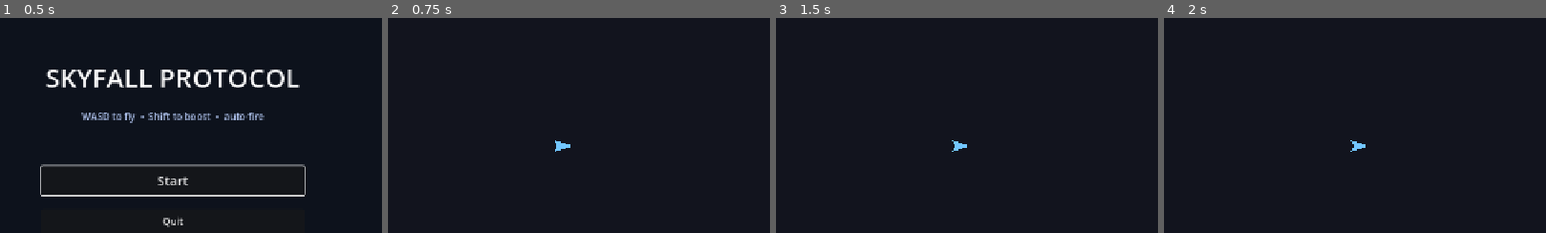
Above: before the commit, frames 1-4 (left to right).
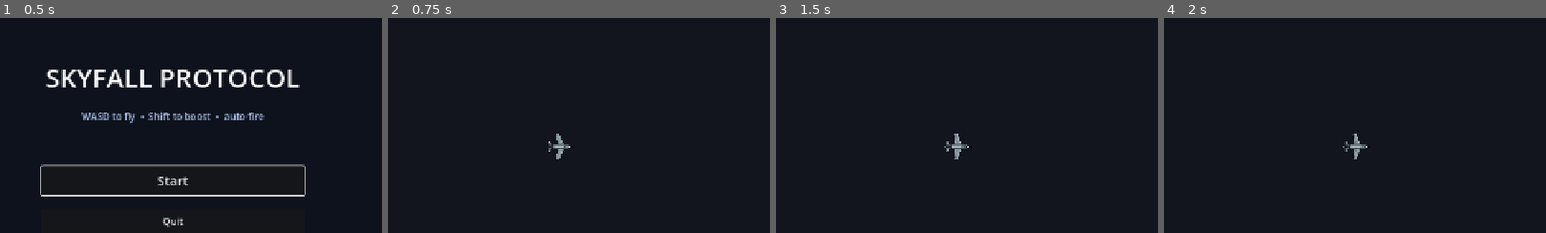
Above: after the commit, the same moments.

Repository: Elgert/Skyfall-Protocol
Game: Godot game, scene res://scenes/ui/main_menu.tscn
The game is run twice, just before and just after one commit, with the same random seed, the same clock (stepped at 60 frames per second) and the same inputs.
Inputs:
- Up to frame 1 (0.5 s): no input
- Up to frame 2 (0.75 s): click "Start" at 0.5 s
- Up to frame 3 (1.5 s): tap Enter at 1.25 s; hold D (move_right) from 1.28 s (still down); tap Shift (boost) at 1.35 s
- Up to frame 4 (2 s): keep holding D (move_right)
The pictures show only the part of the screen within x 27-77%, y 20-70%; the shares and areas given below are measured in that part.

Frame 1 is identical in both runs. In frame 2, 0.3% of the frame differs, in the area x 42-49%, y 53-66%; in frame 3, 0.3%, in the area x 44-52%, y 53-66%; in frame 4, 0.3%.

Commit message:
Add player texture and update player scene
- Added player texture image (player.png) and its import settings.
- Updated player scene to include the new texture as a Sprite2D node.
- Modified weapon firing logic to ensure bullets are fired in the direction of the plane's forward vector.

Diff:
--- a/scenes/player/player.tscn
+++ b/scenes/player/player.tscn
@@ -6,6 +6,7 @@
 [ext_resource type="Script" path="res://scripts/weapons/weapon.gd" id="4_weapon"]
 [ext_resource type="Resource" path="res://resources/weapons/machine_gun.tres" id="5_mgun"]
 [ext_resource type="Script" path="res://scripts/components/camera_shake.gd" id="6_shake"]
+[ext_resource type="Texture2D" path="res://art/player/player.png" id="7_plane"]
 
 [sub_resource type="CircleShape2D" id="CircleShape2D_body"]
 radius = 12.0
@@ -18,9 +19,9 @@
 collision_mask = 0
 script = ExtResource("1_player")
 
-[node name="Visual" type="Polygon2D" parent="."]
-color = Color(0.45, 0.78, 1, 1)
-polygon = PackedVector2Array(18, 0, -12, -10, -7, 0, -12, 10)
+[node name="Visual" type="Sprite2D" parent="."]
+rotation = 1.5707963
+texture = ExtResource("7_plane")
 
 [node name="CollisionShape2D" type="CollisionShape2D" parent="."]
 shape = SubResource("CircleShape2D_body")
--- a/scripts/weapons/weapon.gd
+++ b/scripts/weapons/weapon.gd
@@ -31,12 +31,13 @@
 
 
 func _fire(stats: PlayerStats) -> void:
-	# Need a target to fire. (Could fire forward instead — design call: auto-aim only.)
+	# Gate: only fire when a visible enemy exists. Direction: plane's forward,
+	# not the target's position — bullets shoot out the nose, even while
+	# the plane is mid-rotation toward a new target.
 	if not _player.has_aim_target():
 		return
 
-	var aim_pos := _player.get_aim_position()
-	var base_dir := (aim_pos - global_position).normalized()
+	var base_dir: Vector2 = global_transform.x.normalized()
 	var count := resource.projectile_count + stats.projectile_count_bonus
 	var damage := resource.base_damage * stats.damage_mult
 	var speed := resource.projectile_speed * stats.projectile_speed_mult
Binary file added: art/player/player.png
Not shown, added: art/player/player.png.import
